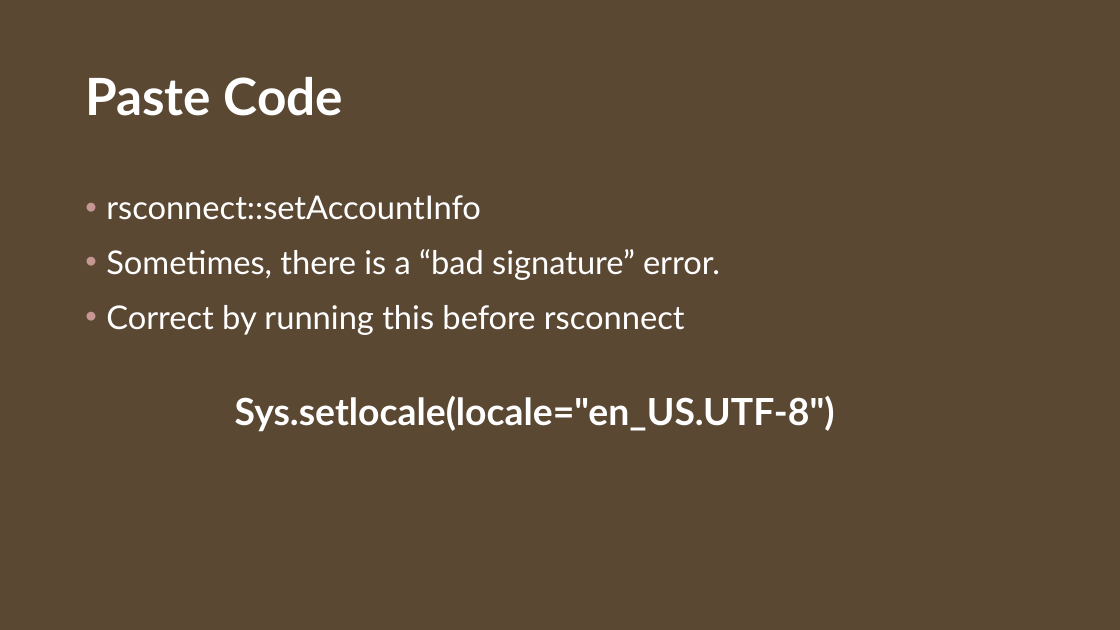
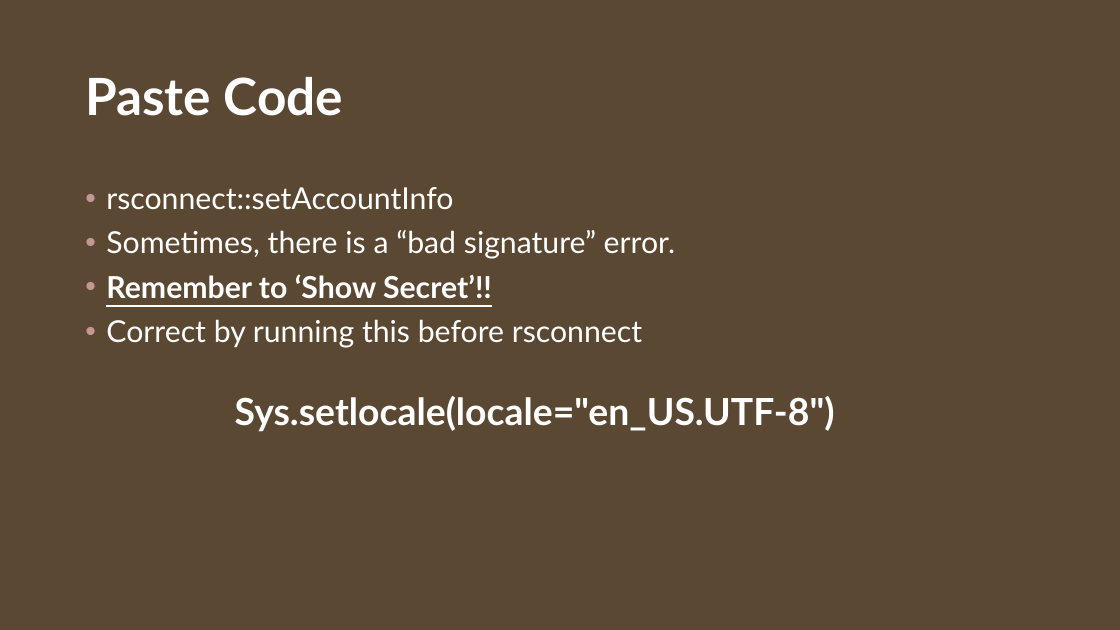
Before and after one commit to juschan/RShinyTraining, a slide deck: slide 6 of RShiny_Slides.pptx. Drawn at 1120x630 pixels with LibreOffice and Linux fonts; fonts in the diff are those of the drawing; background and template pictures are left out. Boxes give left, top, right and bottom in pixels: in the first picture for what was removed or moved away, otherwise in the second. Text is boxed around its words. In the diff, an @@ line names an element or a change of style, - is before the commit and + after.

Commit message:
Corrected name

```diff
--- a/RShiny_Slides.pptx
+++ b/RShiny_Slides.pptx
@@ text at (106, 187, 675, 348): size 28 to 25.9 pt in "rsconnect::setAccountInfo", "Sometimes, there is a “bad signature” error.", "Correct by running this before rsconnect"; line spacing 1.1 to 0.9 @@
@@ text at (106, 274, 492, 299): paragraph added @@
+• Remember to ‘Show Secret’!!
```
Also in this commit, not shown: 2 other slides changed.
